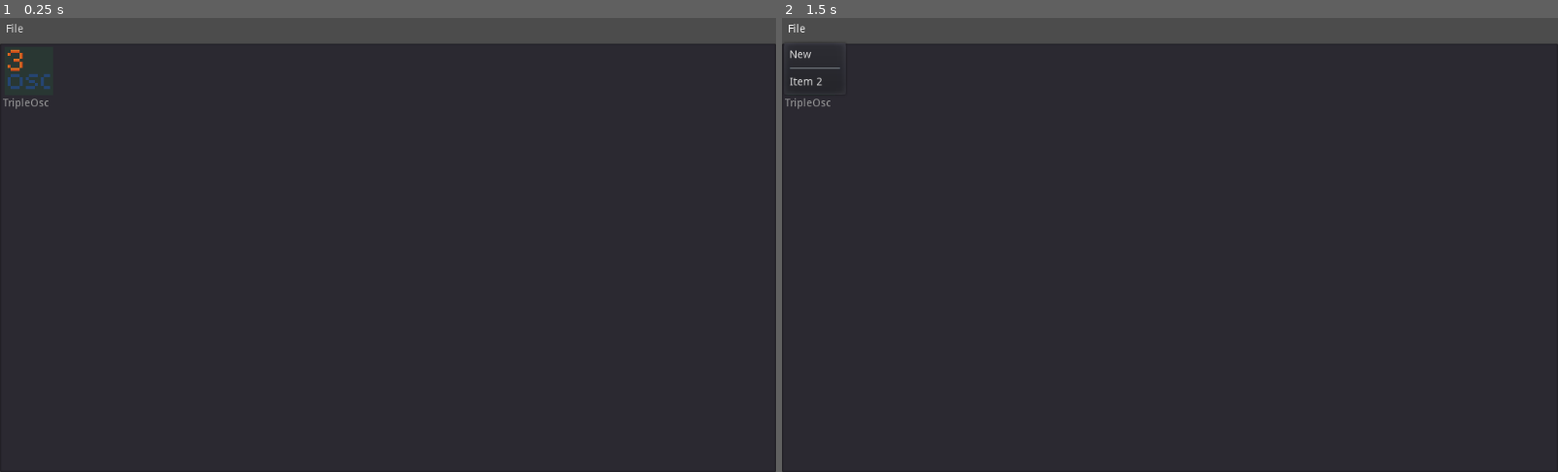
Above: before the commit, frames 1-2 (left to right).
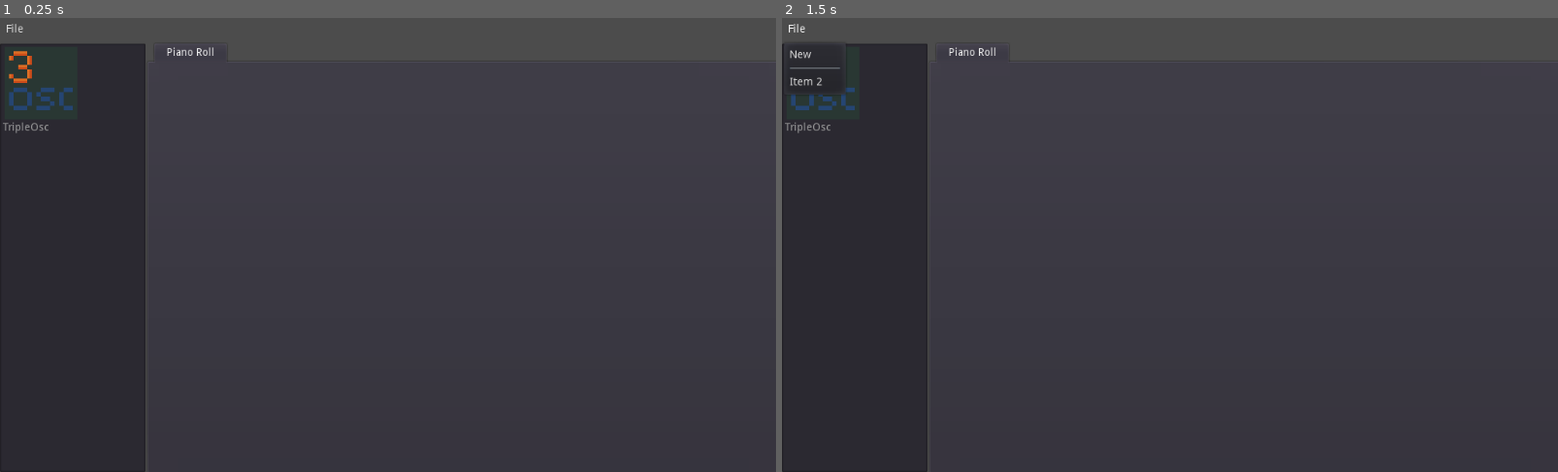
Above: after the commit, the same moments.

Repository: QuadCubedStudios/GoDAW
Game: Godot game, scene res://Main.tscn
Same seed, same stepped clock (60 frames per second), same inputs: the game is played once before the commit and once after it.
Inputs:
- Up to frame 1 (0.25 s): no input
- Up to frame 2 (1.5 s): click "File" at 0.5 s; click "File" at 1.25 s

The runs differ from the first frame. In frame 1, 3.7% of the frame differs, in the area x 0-100%, y 5-100%; in frame 2, 3.4%.

Commit message:
Added a tabContainer in which i plan to add tabs for the piano roll, track editor, etc etc

Diff:
--- a/Main.gd
+++ b/Main.gd
@@ -1,7 +1,7 @@
 extends Control
 
 onready var player = $AudioStreamPlayer
-onready var instrument_tab = $VBoxContainer/EditorView/Instruments
+onready var instrument_tab = $VBoxContainer/HBoxContainer/Instruments
 
 func _init():
 	pass
--- a/Main.tscn
+++ b/Main.tscn
@@ -22,7 +22,7 @@
 }
 
 [node name="Menu" type="HBoxContainer" parent="VBoxContainer"]
-margin_right = 1024.0
+margin_right = 1028.0
 margin_bottom = 30.0
 
 [node name="MenuButton" type="MenuButton" parent="VBoxContainer/Menu"]
@@ -31,20 +31,28 @@
 text = "File"
 items = [ "New", null, 0, false, false, 0, 0, null, "", false, "", null, 0, false, false, 1, 0, null, "", true, "Item 2", null, 0, false, false, 2, 0, null, "", false ]
 
-[node name="EditorView" type="HSplitContainer" parent="VBoxContainer"]
+[node name="HBoxContainer" type="HBoxContainer" parent="VBoxContainer"]
 margin_top = 34.0
-margin_right = 1024.0
+margin_right = 1028.0
 margin_bottom = 600.0
-size_flags_horizontal = 3
-size_flags_vertical = 3
-__meta__ = {
-"_edit_use_anchors_": false
-}
 
-[node name="Instruments" type="ItemList" parent="VBoxContainer/EditorView"]
-margin_right = 1024.0
+[node name="Instruments" type="ItemList" parent="VBoxContainer/HBoxContainer"]
+margin_right = 192.0
 margin_bottom = 566.0
 grow_horizontal = 0
 grow_vertical = 0
+rect_min_size = Vector2( 192, 566 )
 icon_mode = 0
-fixed_icon_size = Vector2( 64, 64 )
+fixed_icon_size = Vector2( 96, 96 )
+
+[node name="TabContainer" type="TabContainer" parent="VBoxContainer/HBoxContainer"]
+margin_left = 196.0
+margin_right = 1028.0
+margin_bottom = 566.0
+rect_min_size = Vector2( 832, 566 )
+tab_align = 0
+
+[node name="Piano Roll" type="VBoxContainer" parent="VBoxContainer/HBoxContainer/TabContainer"]
+margin_top = 32.0
+margin_right = 832.0
+margin_bottom = 566.0
--- a/project.godot
+++ b/project.godot
@@ -26,7 +26,6 @@
 } ]
 _global_script_class_icons={
 "Instrument": "",
-"MIDI": "",
 "TripleOsc": "",
 "Waveforms": ""
 }
Binary file changed: Instruments/TripleOsc/icon.png
Not shown, added: Instruments/TripleOsc/icon.png.import
